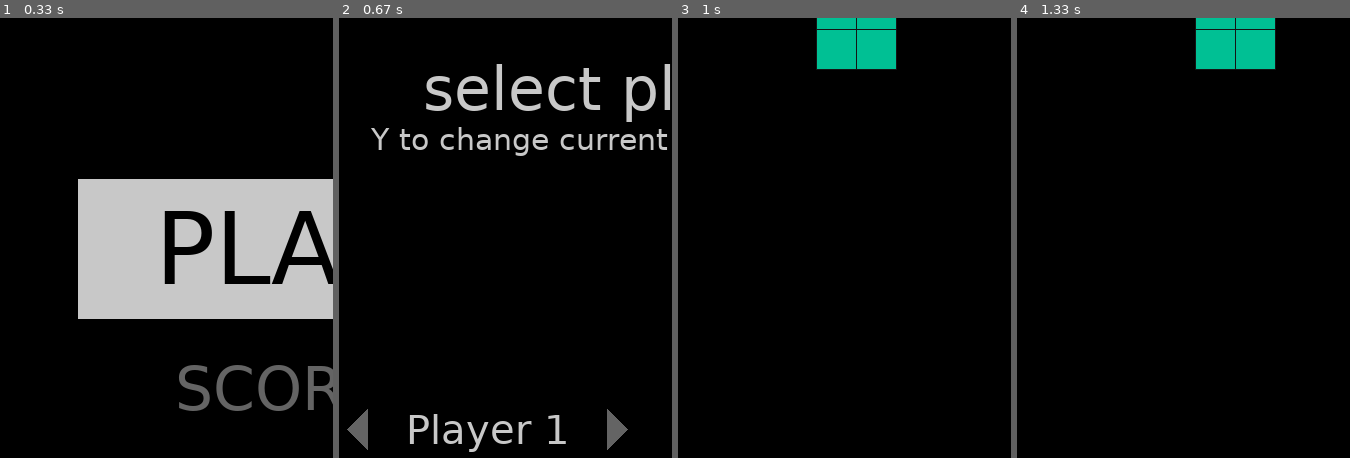
Above: before the commit, frames 1-4 (left to right).
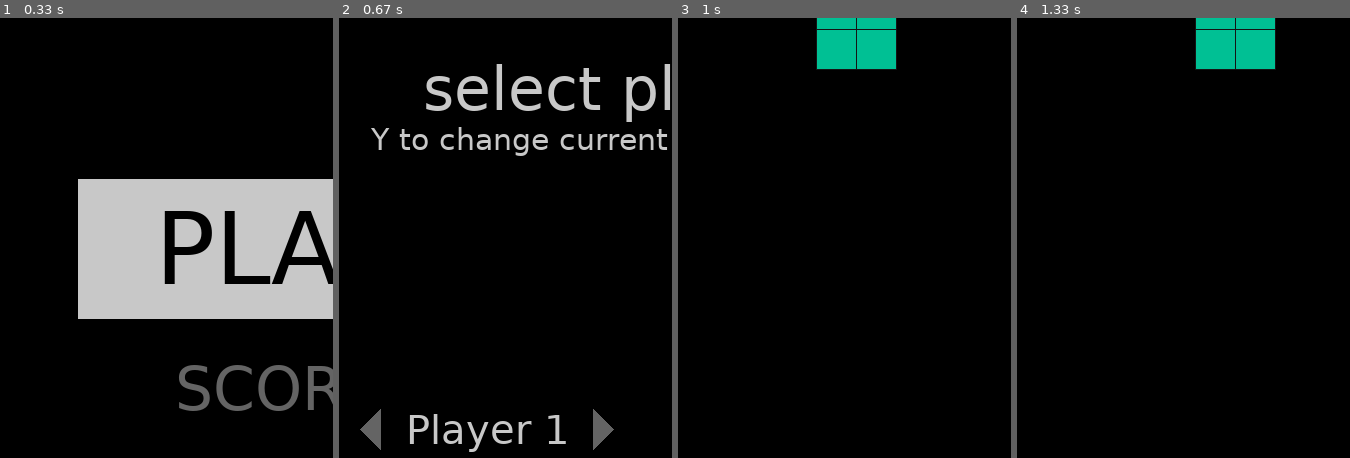
Above: after the commit, the same moments.

Repository: goserg/Tetris_pygame
Game: pygame game, started from src/main.py
Two runs of this game, one before a commit and one after it. Both use one fixed random seed, a clock stepped at 60 frames per second and the inputs below.
Inputs:
- Up to frame 1 (0.33 s): no input
- Up to frame 2 (0.67 s): tap Enter at 0.33 s
- Up to frame 3 (1 s): tap Enter at 0.67 s
- Up to frame 4 (1.33 s): hold Right from 1.1 s (still down)
The pictures show only the part of the screen within x 9-59%, y 3-53%; the shares and areas given below are measured in that part.

Frame 1 is identical in both runs. In frame 2, 1.0% of the frame differs, in the area x 2-87%, y 88-99%; in frame 3, nothing differs; in frame 4, nothing differs.

Commit message:
start menu refactoring, added switcher button class

Diff:
--- a/src/main.py
+++ b/src/main.py
@@ -34,8 +34,8 @@
     border = Border()
     stats.score.clear()
     well.lines_cleared = 0
-    ui.lines_cleared_block.lst[1].text = "0"
-    ui.score_block.lst[1].text = "0"
+    ui.lines_cleared_block.lst[1]._text = "0"
+    ui.score_block.lst[1]._text = "0"
     s.speed = 48
 
 
@@ -48,7 +48,7 @@
             if i.position == j.position:
                 state = GameState.GAME_OVER
                 if score_list.is_enough(stats.score.score):
-                    score_list.add_score(start_menu.player.text, stats.score.score)
+                    score_list.add_score(stats.score.player_name, stats.score.score)
                     menu.update_score()
                 return
     shade.shade = type(player)()
--- a/src/stats/level.py
+++ b/src/stats/level.py
@@ -11,7 +11,7 @@
     global level
     level = 0
     s.speed = LEVELS[level]
-    ui.level_block.lst[1].text = str(level)
+    ui.level_block.lst[1]._text = str(level)
     s.colors = colors.level_1
 
 
@@ -25,7 +25,7 @@
     else:
         s.speed = LEVELS[-1]
     color_change()
-    ui.level_block.lst[1].text = str(level)
+    ui.level_block.lst[1]._text = str(level)
 
 
 def color_change():
--- a/src/stats/score.py
+++ b/src/stats/score.py
@@ -3,6 +3,7 @@
 
 score = 0
 lines = 0
+player_name = "anonymous"
 
 
 def clear():
@@ -28,6 +29,6 @@
         inc = 1200
     score += inc * (stats.level.level + 1)
     lines += l
-    ui.score_block.lst[1].text = str(score)
-    ui.lines_cleared_block.lst[1].text = str(lines)
+    ui.score_block.lst[1]._text = str(score)
+    ui.lines_cleared_block.lst[1]._text = str(lines)
     stats.level.set_level(lines)
--- a/src/tetromino/collection.py
+++ b/src/tetromino/collection.py
@@ -6,7 +6,6 @@
         super().__init__()
         self.pos = (4, -1)
         self.set_0_rotation()
-        self.state = 0
         for i in self.body:
             i.color_tag = "TypeI"
 
--- a/src/ui/start_menu.py
+++ b/src/ui/start_menu.py
@@ -2,7 +2,10 @@
 import utils.controller as controller
 from ui.text import Text
 from ui.arrow import Arrow
+import stats.score
 import settings.settings as s
+
+from ui.switcher_button import SwitcherButton
 
 from ui.name_input import NameInput
 
@@ -15,17 +18,15 @@
         self.text = Text("select player", (200, 200, 200), 30, s.win_w / 2, 50)
         self.text2 = Text("Y to change current player name", (200, 200, 200), 15, s.win_w / 2, 75)
 
-        self.name_index = 0
-        self.player = Text(save.table.players[self.name_index], (200, 200, 200), 20, s.win_w / 4 + 20, s.win_h / 2)
         self.name_input = NameInput()
         self.name_input_enabled = False
-        self.start_level = Text("0", (200, 200, 200), 20, s.win_w * 3 / 4, s.win_h / 2)
 
-        self.ar1 = Arrow(s.win_w * 3 / 4, s.win_h / 2 - 20, 20, horizontal=False, flip=False, tag="Up")
-        self.ar2 = Arrow(s.win_w * 3 / 4, s.win_h / 2 + 20, 20, horizontal=False, flip=True, tag="Down")
-        self.ar3 = Arrow(s.win_w / 4 - 60 + 20, s.win_h / 2, 20, horizontal=True, flip=False, tag="Left")
-        self.ar4 = Arrow(s.win_w / 4 + 60 + 20, s.win_h / 2, 20, horizontal=True, flip=True, tag="Right")
-        self.arrows = [self.ar1, self.ar2, self.ar3, self.ar4]
+        self.player_button = SwitcherButton(save.table.players, 0, (200, 200, 200), 20,
+                                            s.win_w / 4 + 20, s.win_h / 2,
+                                            horizontal=True)
+        self.level_button = SwitcherButton(list(map(str, range(31))), 0, (200, 200, 200), 20,
+                                           s.win_w * 3 / 4, s.win_h / 2,
+                                           horizontal=False)
 
     def update(self):
         """
@@ -35,48 +36,32 @@
         :return 2: need redraw
         :return 9: back
         """
+
         if self.name_input_enabled:
             if controller.just_pressed["Pause"]:
                 name = self.name_input.get_name()
-                save.table.change_name(name, self.name_index)
-                self.player.text = name
+                save.table.change_name(name, self.player_button.get_index())
+                self.player_button.set_options(save.table.players)
                 self.name_input_enabled = False
                 return 2
-            if self.name_input.update():
+            elif self.name_input.update():
                 return 2
         else:
-            if controller.just_pressed["Right"]:
-                self.name_index += 1
-                if self.name_index >= len(save.table.players):
-                    self.name_index = 0
-                self.player.text = save.table.players[self.name_index]
-            elif controller.just_pressed["Left"]:
-                self.name_index -= 1
-                if self.name_index < 0:
-                    self.name_index = len(save.table.players) - 1
-                self.player.text = save.table.players[self.name_index]
-            elif controller.just_pressed["Up"]:
-                self.start_level.text = str(int(self.start_level.text) + 1)
-                if int(self.start_level.text) > 30:
-                    self.start_level.text = "0"
-            elif controller.just_pressed["Down"]:
-                self.start_level.text = str(int(self.start_level.text) - 1)
-                if int(self.start_level.text) < 0:
-                    self.start_level.text = "30"
-            elif controller.is_Y_pressed():
+            if controller.is_Y_pressed():
                 self.name_input_enabled = True
-                self.name_input.set_name(self.player.text)
+                self.name_input.set_name(self.player_button.get_text())
+                return 2
+            if self.player_button.update():
+                return 2
+            if self.level_button.update():
                 return 2
             elif controller.just_pressed["Clear"]:
                 self.name_input_enabled = False
                 return 9
             elif controller.just_pressed["Start"]:
-                stats.level.set_level(int(self.start_level.text)*10)
+                stats.level.set_level(int(self.level_button.get_text()) * 10)
+                stats.score.player_name = self.player_button.get_text()
                 return 1
-        for i in self.arrows:
-            if i.update():
-                return 2
-
         if all(not value for value in controller.just_pressed.values()):
             return 0
         return 2
@@ -85,12 +70,9 @@
         self.text.draw()
         self.text2.draw()
 
-        self.start_level.draw()
-
-        self.player.draw()
-
         if self.name_input_enabled:
             self.name_input.draw()
+
         else:
-            for i in self.arrows:
-                i.draw()
+            self.player_button.draw()
+            self.level_button.draw()
--- /dev/null
+++ b/src/ui/switcher_button.py
@@ -0,0 +1,74 @@
+import utils.controller as controller
+from ui.text import Text
+from ui.arrow import Arrow
+
+
+class SwitcherButton:
+    """
+    text with multiple text values
+    switch between values with buttons Left and Right if horizontal == True
+    else with buttons Up and Down
+
+    get_text() returns current text
+    get_current_index() returns current index
+    """
+    def __init__(self, options, current_index, color, size, x, y, horizontal=True):
+        self._options = options
+        self._current_index = current_index
+        self.color = color
+        self.size = size
+        self.x = x
+        self.y = y
+        self.horizontal = horizontal
+
+        self._text = Text(options[current_index], color, size, x, y)
+
+        if horizontal:
+            self.width = size * (len(options[current_index])) / 3.3 + 5
+            self.ar1 = Arrow(self._text.x - self.width, self._text.y, size, horizontal=True, flip=False, tag="Left")
+            self.ar2 = Arrow(self._text.x + self.width, self._text.y, size, horizontal=True, flip=True, tag="Right")
+        else:
+            self.ar1 = Arrow(self._text.x, self._text.y - size, size, horizontal=False, flip=False, tag="Up")
+            self.ar2 = Arrow(self._text.x, self._text.y + size, size, horizontal=False, flip=True, tag="Down")
+
+    def update(self):
+        to_redraw = False
+        if controller.just_pressed["Right" if self.horizontal else "Up"]:
+            self._current_index += 1
+            if self._current_index >= len(self._options):
+                self._current_index = 0
+            self._update_text()
+            to_redraw = True
+        elif controller.just_pressed["Left" if self.horizontal else "Down"]:
+            self._current_index -= 1
+            if self._current_index < 0:
+                self._current_index = len(self._options) - 1
+            self._update_text()
+            to_redraw = True
+        if self.ar1.update():
+            to_redraw = True
+        if self.ar2.update():
+            to_redraw = True
+        return to_redraw
+
+    def _update_text(self):
+        self._text.text = self._options[self._current_index]
+        if self.horizontal:
+            self.width = self.size * (len(self._options[self._current_index])) / 3.3 + 5
+            self.ar1.x = self._text.x - self.width
+            self.ar2.x = self._text.x + self.width
+
+    def draw(self):
+        self._text.draw()
+        self.ar1.draw()
+        self.ar2.draw()
+
+    def get_text(self):
+        return self._text.text
+
+    def get_index(self):
+        return self._current_index
+
+    def set_options(self, options):
+        self._options = options
+        self._update_text()
--- a/src/ui/ui.py
+++ b/src/ui/ui.py
@@ -1,7 +1,6 @@
 from ui.text import Text
 from ui.ui_block import UIBlock
 from ui.name_input import NameInput
-from ui.menu import Menu
 import settings.settings as s
 from utils.fsm import GameState
 
